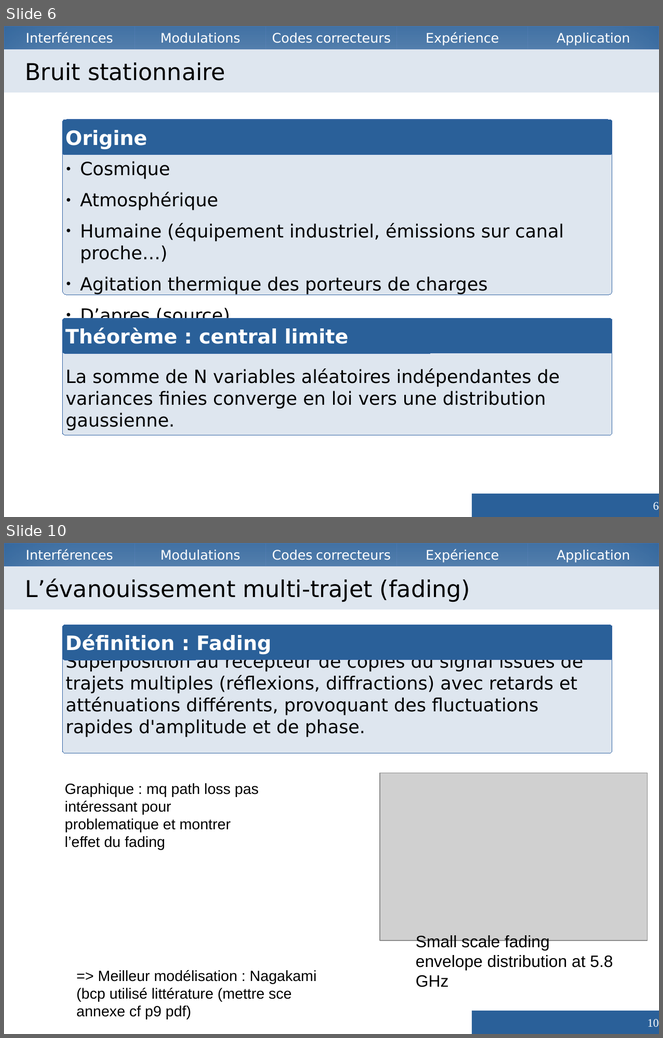
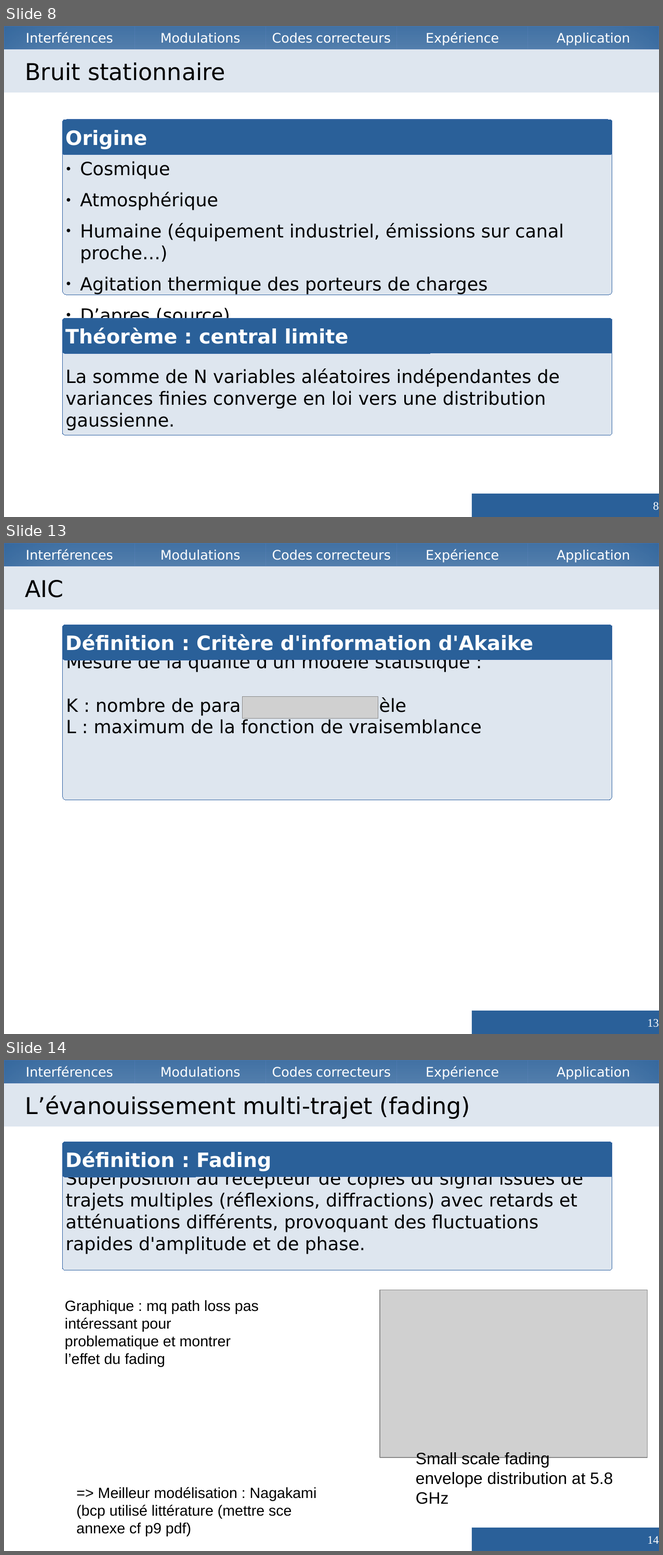
Before and after one commit to Vzrod/tipe, a slide deck: TIPE.odp. Shown one above the other, each under a label of ours: slides 6 and 10 before the commit, slides 8, 13 and 14 after it; the slides between them are not shown. The pictures are 663x1038 and 663x1555 pixels, drawn with LibreOffice and Linux fonts; fonts in the diff are those of the drawing; grey boxes stand for pictures. Boxes give left, top, right and bottom in pixels: in the first picture for what was removed or moved away, otherwise in the second. Text is boxed around its words. In the diff, an @@ line names an element or a change of style, - is before the commit and + after.

```diff
--- a/TIPE.odp
+++ b/TIPE.odp
@@ slide 13 added at bbox=[4, 543, 659, 1034], background #FFFFFF; not listed: 5 template elements that a slide beside it also shows @@
@@ title added at bbox=[4, 566, 659, 610], fill #DEE6EF, 28 pt, text #000000 @@
+AIC
@@ rounded rectangle added at bbox=[62, 625, 612, 800], fill #DEE6EF, outline #3465A4 0 pt, 22 pt, text #000000 @@
+Mesure de la qualité d'un modèle statistique :
+K : nombre de paramètres du modèle
+L : maximum de la fonction de vraisemblance
@@ rounded rectangle added at bbox=[62, 625, 612, 660], fill #2A6099, outline #3465A4 0 pt, 24 pt, text #FFFFFF, bold @@
+Définition : Critère d'information d'Akaike
@@ picture added at bbox=[242, 697, 378, 719] @@
@@ page number added at bbox=[472, 1011, 659, 1034], fill #2A6099, 14 pt, text #FFFFFF @@
+13
@@ what was slide 6 is now slide 8 @@
@@ page number at bbox=[653, 502, 659, 510]: text changed @@
-6
+8
@@ what was slide 10 is now slide 14 @@
@@ page number at bbox=[648, 1536, 659, 1544]: text changed @@
-10
+14
```
Also in this commit, not shown: 6 slides changed, 19 other slides added, 3 slides removed, 6 other files.
